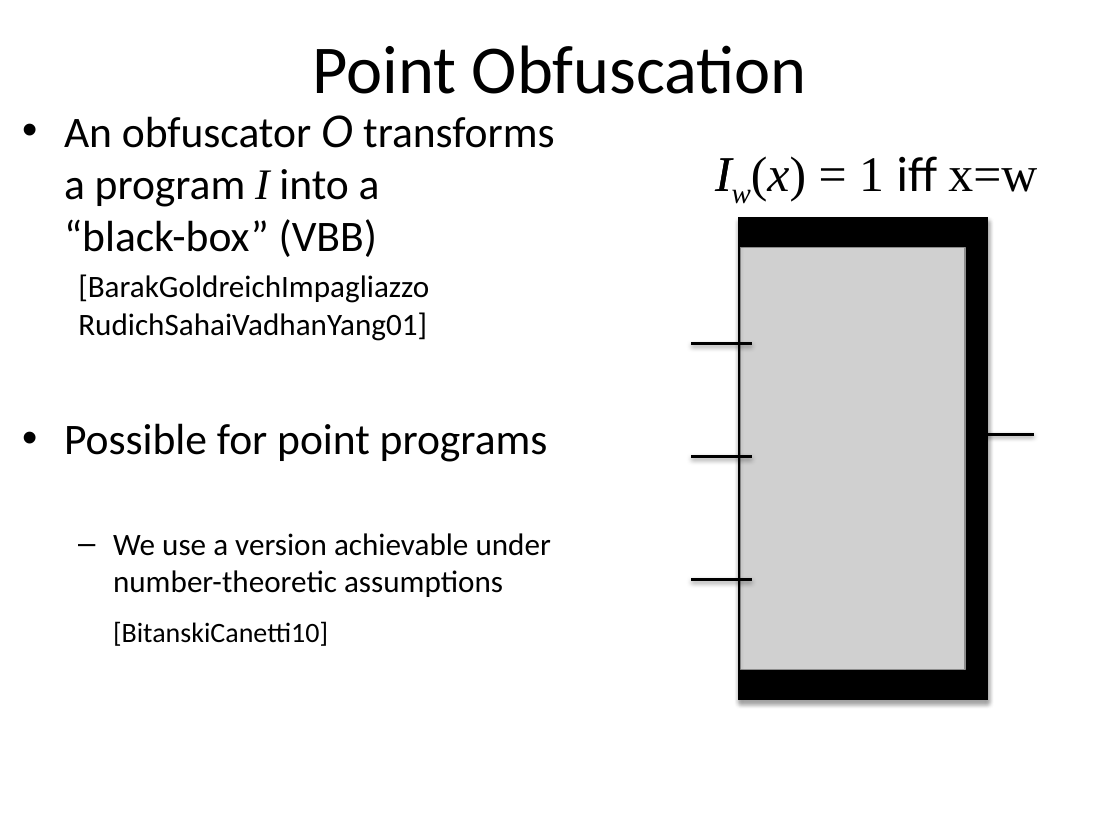
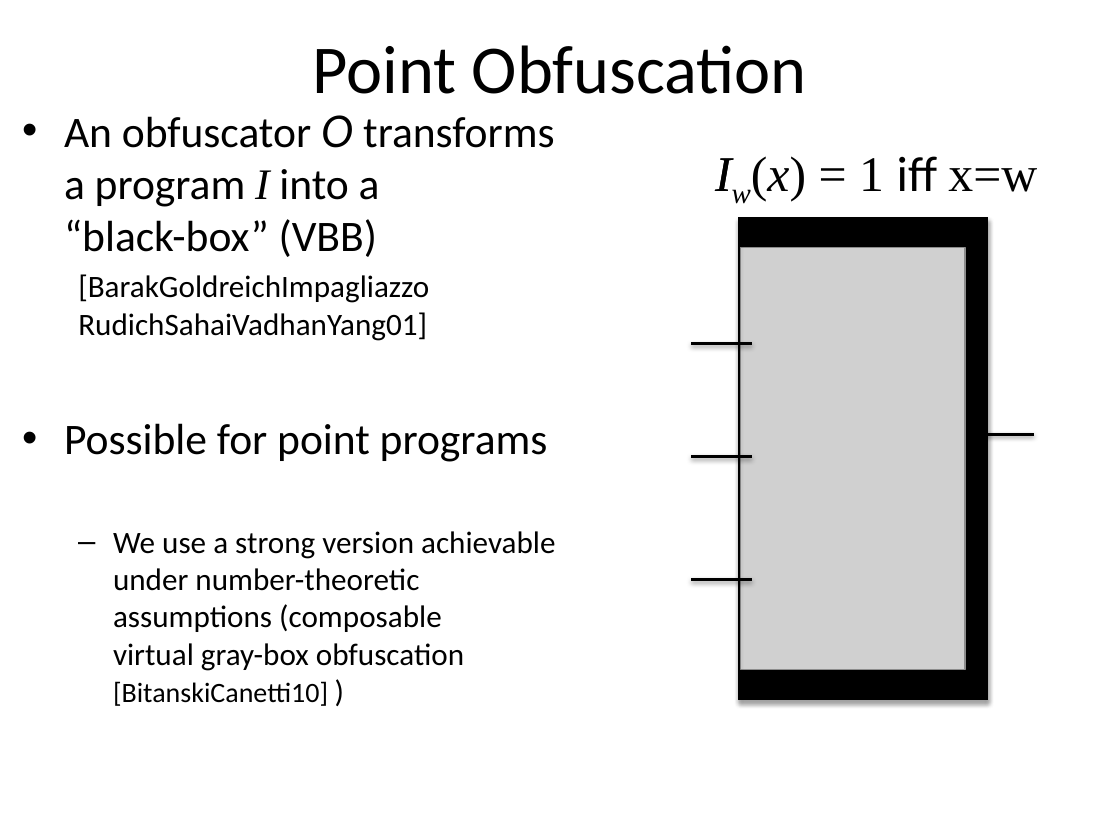
Before and after one commit to xianruimeng/comp-fuzzy-ext, a slide deck: slide 11 of constantRate/KeyDerivationWithNegativeUsable.pptx. Drawn at 1120x840 pixels with LibreOffice and Linux fonts; fonts in the diff are those of the drawing; grey boxes stand for pictures. Boxes give left, top, right and bottom in pixels: in the first picture for what was removed or moved away, otherwise in the second. Text is boxed around its words. In the diff, an @@ line names an element or a change of style, - is before the commit and + after.

```diff
--- a/constantRate/KeyDerivationWithNegativeUsable.pptx
+++ b/constantRate/KeyDerivationWithNegativeUsable.pptx
@@ text at (113,531,555,706): text changed @@
-  – We use a version achievable under number-theoretic assumptions [BitanskiCanetti10]
+  – We use a strong version achievable under number-theoretic assumptions (composable
+    virtual gray-box obfuscation [BitanskiCanetti10] )
```
Also in this commit, not shown: 32 other slides changed, 2 slides added, 1 other file.
